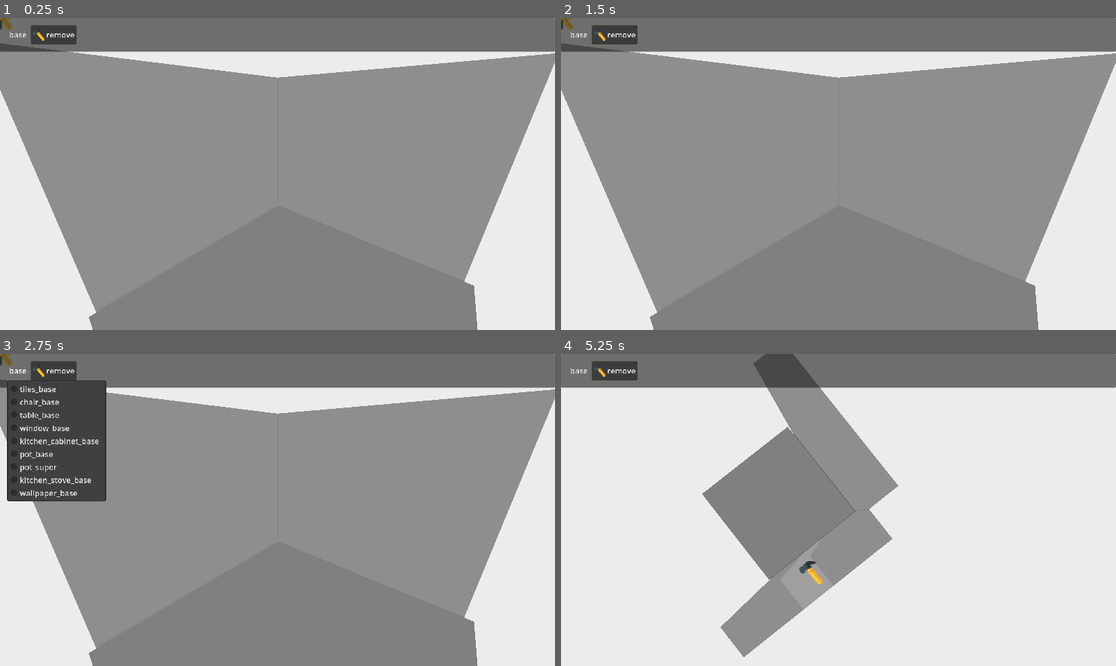
Above: before the commit, frames 1-4 (two rows, left to right).
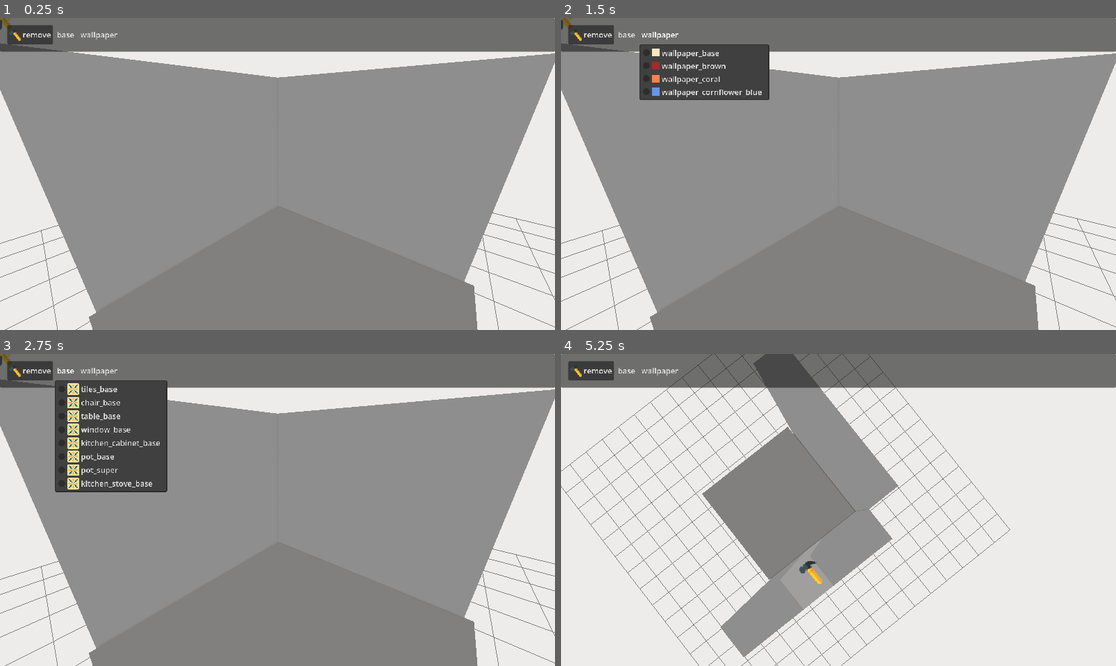
Above: after the commit, the same moments.

Repository: kotofeyy/cozy_lego_game
Game: Godot game, scene res://scenes/main.tscn
Two runs of this game, one before a commit and one after it. Both use one fixed random seed, a clock stepped at 60 frames per second and the inputs below.
Inputs (mouse positions are in pixels of both pictures, inside the frame that each line leads up to):
- Up to frame 1 (0.25 s): no input
- Up to frame 2 (1.5 s): click "remove" at 0.5 s; click (660, 33) at 1.25 s, where only the run after the commit has a clickable "wallpaper"
- Up to frame 3 (2.75 s): click "base" at 2 s
- Up to frame 4 (5.25 s): tap Enter at 2.75, 4.25 s; move the mouse to (960, 494) at 2.77 s; press the mouse at (960, 494) at 2.78 s; hold E (rotate_right) 2.78-3.53 s; tap Space at 3.5, 5 s; move the mouse to (727, 525) at 3.52 s; release the mouse at (727, 525) at 3.53 s; hold Q (rotate_left) 3.53-4.28 s; click (727, 525) at 3.6 s; move the mouse to (894, 441) at 4.27 s; hold Middle mouse button (mouse_middle_action) 4.28-5.03 s; hold E (rotate_right) from 4.28 s (still down); click (894, 441) at 4.55 s; move the mouse to (810, 572) at 5.02 s; click (810, 572) at 5.1 s

The runs differ from the first frame. In frame 1, 1.1% of the frame differs, in the area x 0-100%, y 2-100%; in frame 2, 5.1%; in frame 3, 9.4%; in frame 4, 2.8%.

Commit message:
фикс консольных ошибок + новые виды обоев

Diff:
--- a/code/installation_of_blocks.gd
+++ b/code/installation_of_blocks.gd
@@ -13,6 +13,7 @@
 var current_block: StaticBody3D
 var delete_mode := false
 var wallpaper_mode := false
+var wallpaper_color: Color
 var old_material: StandardMaterial3D
 
 
@@ -67,7 +68,7 @@
 			print("rotation - ", current_block.rotation_degrees)
 
 
-func _unhandled_input(event: InputEvent) -> void:
+func _unhandled_input(_event: InputEvent) -> void:
 	if delete_mode:
 		var x = get_viewport().get_mouse_position().x
 		var y = get_viewport().get_mouse_position().y
@@ -147,11 +148,15 @@
 	var group = ItemTypes.Items[block]["group"]
 	if group == "wallpaper":
 		wallpaper_mode = true
+		wallpaper_color = ItemTypes.Items[block]["color"]
+		if current_block:
+			clear_current_item()
 	else:
 		wallpaper_mode = false
 		if block == ItemTypes.type.REMOVE:
-			clear_current_item()
 			delete_mode = true
+			if current_block:
+				clear_current_item()
 		else:
 			delete_mode = false
 			var path = ItemTypes.Items[block]["path"]
@@ -166,9 +171,10 @@
 
 
 func clear_current_item() ->void:
-	var child = current_item.get_child(0)
-	if child:
-		child.queue_free()
+	if current_item.get_child_count() > 0:
+		var child = current_item.get_child(0)
+		if child:
+			child.queue_free()
 
 
 func draw_select_color(enable: bool) -> void:
@@ -185,9 +191,9 @@
 				child.set_surface_override_material(0, material)
 
 
-func set_wallpaper_on_wall(wall: StaticBody3D, color := Color.REBECCA_PURPLE) -> void:
+func set_wallpaper_on_wall(wall: StaticBody3D) -> void:
 	for child in wall.get_children():
 			if child is MeshInstance3D:
 				var material: StandardMaterial3D = child.get_surface_override_material(0).duplicate()
-				material.albedo_color = color
+				material.albedo_color = wallpaper_color
 				child.set_surface_override_material(0, material)
--- a/code/item_types.gd
+++ b/code/item_types.gd
@@ -5,6 +5,9 @@
 enum type {
 	REMOVE,
 	WALLPAPER_BASE,
+	WALLPAPER_BROWN,
+	WALLPAPER_CORAL,
+	WALLPAPER_CORNFLOWER_BLUE,
 	TILES_BASE,
 	CHAIR_BASE,
 	TABLE_BASE,
@@ -26,6 +29,24 @@
 		"path": null,
 		"group": "wallpaper",
 		"color": Color.BISQUE
+	},
+	type.WALLPAPER_BROWN: {
+		"name": "wallpaper_brown",
+		"path": null,
+		"group": "wallpaper",
+		"color": Color.BROWN
+	},
+	type.WALLPAPER_CORAL: {
+		"name": "wallpaper_coral",
+		"path": null,
+		"group": "wallpaper",
+		"color": Color.CORAL
+	},
+	type.WALLPAPER_CORNFLOWER_BLUE: {
+		"name": "wallpaper_cornflower_blue",
+		"path": null,
+		"group": "wallpaper",
+		"color": Color.CORNFLOWER_BLUE
 	},
 	type.TILES_BASE: {
 		"name": "tiles_base",
--- a/code/items_panel.gd
+++ b/code/items_panel.gd
@@ -16,7 +16,12 @@
 		ItemTypes.type.POT_BASE,
 		ItemTypes.type.POT_SUPER,
 		ItemTypes.type.KITCHEN_STOVE_BASE,
+	],
+	"wallpaper": [
 		ItemTypes.type.WALLPAPER_BASE,
+		ItemTypes.type.WALLPAPER_BROWN,
+		ItemTypes.type.WALLPAPER_CORAL,
+		ItemTypes.type.WALLPAPER_CORNFLOWER_BLUE,
 	]
 }
 
@@ -26,25 +31,31 @@
 
 
 func generate_buttons_for_panel() -> void:
+	var button_del = Button.new()
+	button_del.text = "remove"
+	h_box_container.add_child(button_del)
+	button_del.size_flags_horizontal = Control.SIZE_SHRINK_END
+	button_del.alignment = HORIZONTAL_ALIGNMENT_LEFT
+	button_del.pressed.connect(on_click_to_button_del)
+	button_del.icon = HAMMER
 	for category in items:
 		var menu = MenuButton.new()
 		menu.text = str(category)
 		h_box_container.add_child(menu)
-		var button_del = Button.new()
-		button_del.text = "remove"
-		h_box_container.add_child(button_del)
-		button_del.size_flags_horizontal = Control.SIZE_SHRINK_END
-		button_del.alignment = HORIZONTAL_ALIGNMENT_LEFT
-		button_del.pressed.connect(on_click_to_button_del)
-		button_del.icon = HAMMER
-
 		for item: ItemTypes.type in items[category]:
 			var text = str(ItemTypes.Items[item]["name"])
-			var texture = ColorRect.new()
-			texture.color = Color.AQUAMARINE
-			texture.size = Vector2(24, 24)
-			menu.get_popup().add_icon_radio_check_item(texture, text, item)
-			menu.get_popup().id_pressed.connect(on_item_pressed)
+			if category == "wallpaper":
+				# генерирую текстуру налету, присваиваю ей нужный цвет от обоев
+				var image = Image.create(16, 16, false, Image.FORMAT_RGBA8) # Создаем изображение
+				var color = ItemTypes.Items[item]["color"]
+				image.fill(color) # Заливаем цветом
+				var texture = ImageTexture.create_from_image(image) # Создаем текстуру
+				menu.get_popup().add_icon_radio_check_item(texture, text, item)
+				menu.get_popup().id_pressed.connect(on_item_pressed, CONNECT_REFERENCE_COUNTED)
+			else:
+
+				menu.get_popup().add_icon_radio_check_item(tiles_icon, text, item)
+				menu.get_popup().id_pressed.connect(on_item_pressed, CONNECT_REFERENCE_COUNTED)
 
 
 func on_item_pressed(type) -> void:
--- a/scenes/main.tscn
+++ b/scenes/main.tscn
@@ -67,7 +67,6 @@
 script = ExtResource("1_o5qli")
 
 [node name="Grid" type="MeshInstance3D" parent="." unique_id=1379704654]
-visible = false
 mesh = SubResource("ImmediateMesh_jyhfs")
 script = ExtResource("3_sugp2")
 
